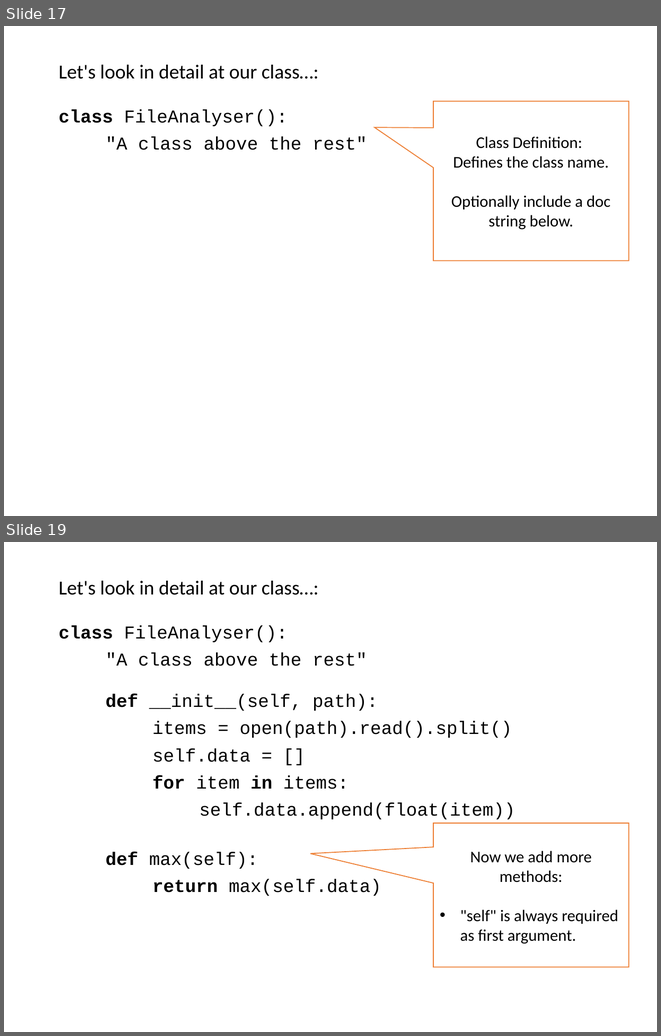
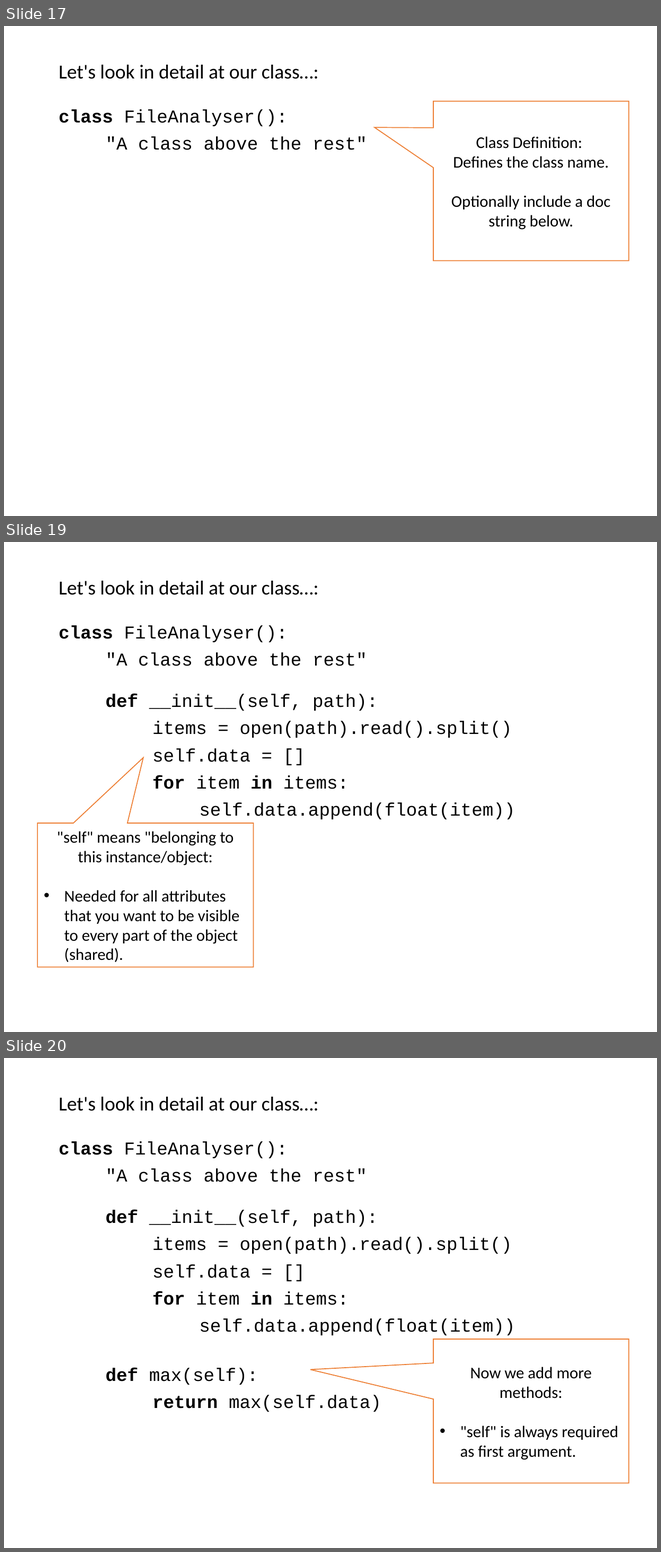
Before and after one commit to ncasuk/ncas-isc, a slide deck: python/presentations/learning_python/22_ceda-oop.pptx. Shown one above the other, each under a label of ours: slides 17 and 19 before the commit, slides 17, 19 and 20 after it; the slides between them are not shown. The pictures are 661x1036 and 661x1552 pixels, drawn with LibreOffice and Linux fonts; fonts in the diff are those of the drawing; background and template pictures are left out. Boxes give left, top, right and bottom in pixels: in the first picture for what was removed or moved away, otherwise in the second. Text is boxed around its words. In the diff, an @@ line names an element or a change of style, - is before the commit and + after.

```diff
--- a/python/presentations/learning_python/22_ceda-oop.pptx
+++ b/python/presentations/learning_python/22_ceda-oop.pptx
@@ slide 19 added at [4, 542, 657, 1032], background picture (left out) @@
@@ text added at [59, 581, 515, 819], 20 pt, text #000000 @@
+Let's look in detail at our class…:
+class FileAnalyser():
+"A class above the rest"
+def __init__(self, path):
+items = open(path).read().split()
+self.data = []
+for item in items:
+self.data.append(float(item))
@@ speech box added at [37, 823, 254, 967], fill #FFFFFF, outline #ED7D31 1 pt, 18 pt, text #000000 @@
+"self" means "belonging to this instance/object:
+• Needed for all attributes that you want to be visible to every part of the object (shared).
@@ what was slide 19 is now slide 20 @@
```
Also in this commit, not shown: 2 slides changed, 1 other file.
